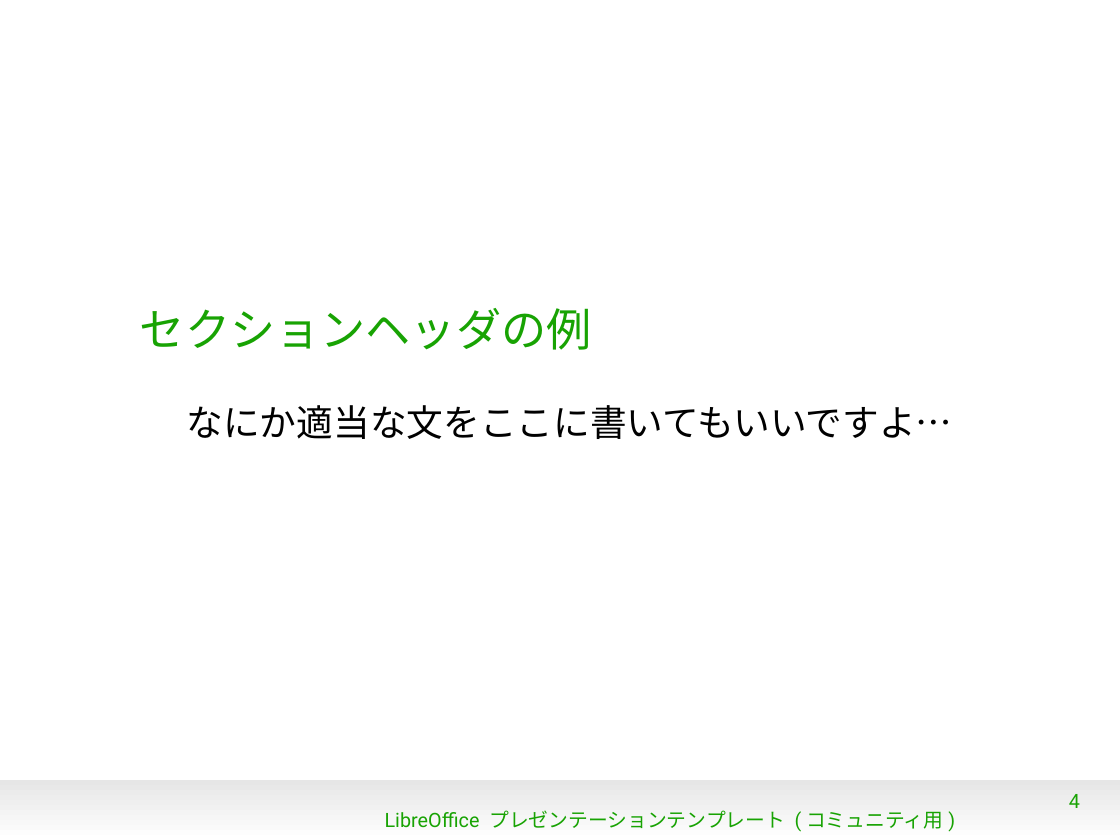
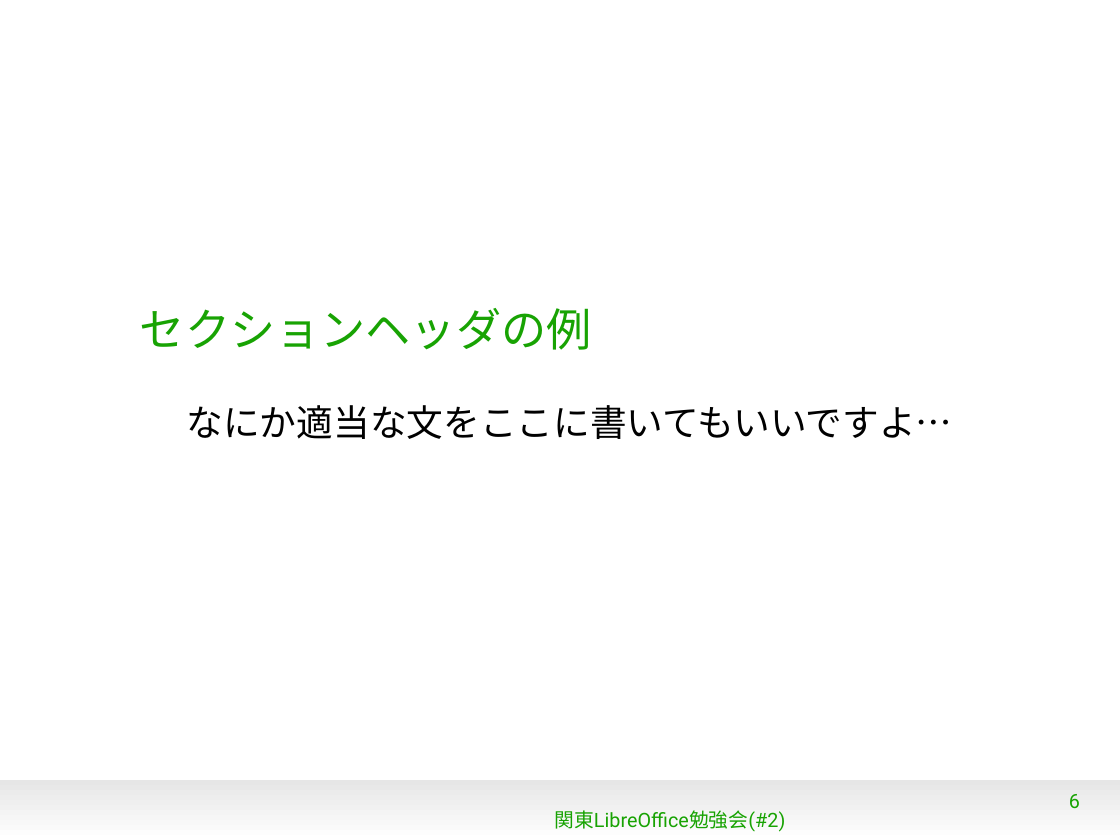
Before and after one commit to naruoga/KantoLibreOffice, a slide deck: slide 6 of Jan2013/WhatsNew4-0.odp (slide 4 before the commit). Drawn at 1120x840 pixels with LibreOffice and Linux fonts; fonts in the diff are those of the drawing; background and template pictures are left out. Boxes give left, top, right and bottom in pixels: in the first picture for what was removed or moved away, otherwise in the second. Text is boxed around its words. In the diff, an @@ line names an element or a change of style, - is before the commit and + after.

```diff
--- a/Jan2013/WhatsNew4-0.odp
+++ b/Jan2013/WhatsNew4-0.odp
@@ page number at (x1=1069, y1=794, x2=1080, y2=808): text changed @@
-4
+6
@@ text at (x1=554, y1=810, x2=785, y2=832): text changed @@
-LibreOffice プレゼンテーションテンプレート (コミュニティ用)
+関東LibreOffice勉強会(#2)
```
Also in this commit, not shown: 2 other slides changed, 4 slides added, 2 slides removed.
